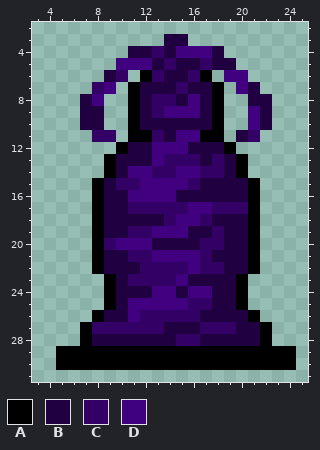
A pixel-art sprite gets an edit: Content/buffoon_0.png. That is the earlier state.
The file is 32x32 pixels. Shown: x 3..25, y 2..31.
Palette (. is transparent): A #000000  B #210042  C #330066  D #400080
The result:
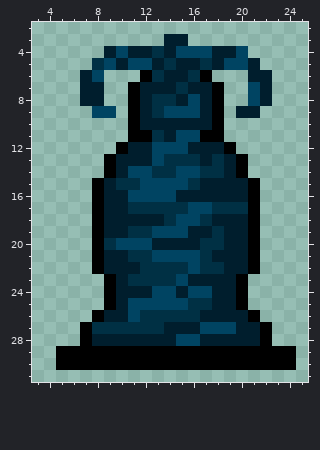
Difference:
@@ palette @@
-B #210042
+B #001e2d
-C #330066
+C #003044
-D #400080
+D #004462
@@ x 3..25 @@
  3 ...........BB..........
- 4 ........BBCBDDDB.......
- 5 .......DDDBCBBCBB......
- 6 ......BC.ACBBCA.DD.....
- 7 .....CD.ABBBCBBA.DB....
- 8 ....BD..ABCCBDBA..BB...
- 9 ....BB..ABCDDDBA..DB...
-10 ....BB..ABBBBBBA..DB...
-11 .....CC.AACBDDAA.BC....
+ 4 ......BDBBCBDDDBBD.....
+ 5 .....CDBDDBCBBCBDDB....
+ 6 ....BD...ACBBCA...BB...
+ 7 ....BB..ABBBCBBA..DB...
+ 8 ....BB..ABCCBDBA..DB...
+ 9 .....DD.ABCDDDBA.BB....
+10 ........ABBBBBBA.......
+11 ........AACBDDAA.......
 12 .......ABBDDDBBBA......
@@ x 13..21 @@
 26 CCCCBBBBA
-27 CBBBCCCBB
-28 BBCCBBBBB
+27 CBBBDDDBB
+28 BBDDBBBBB
 29 AAAAAAAAA
Where, in picture pixels (left, top, right, bottom), the same in both pictures:
changed: (80, 34, 272, 346)
